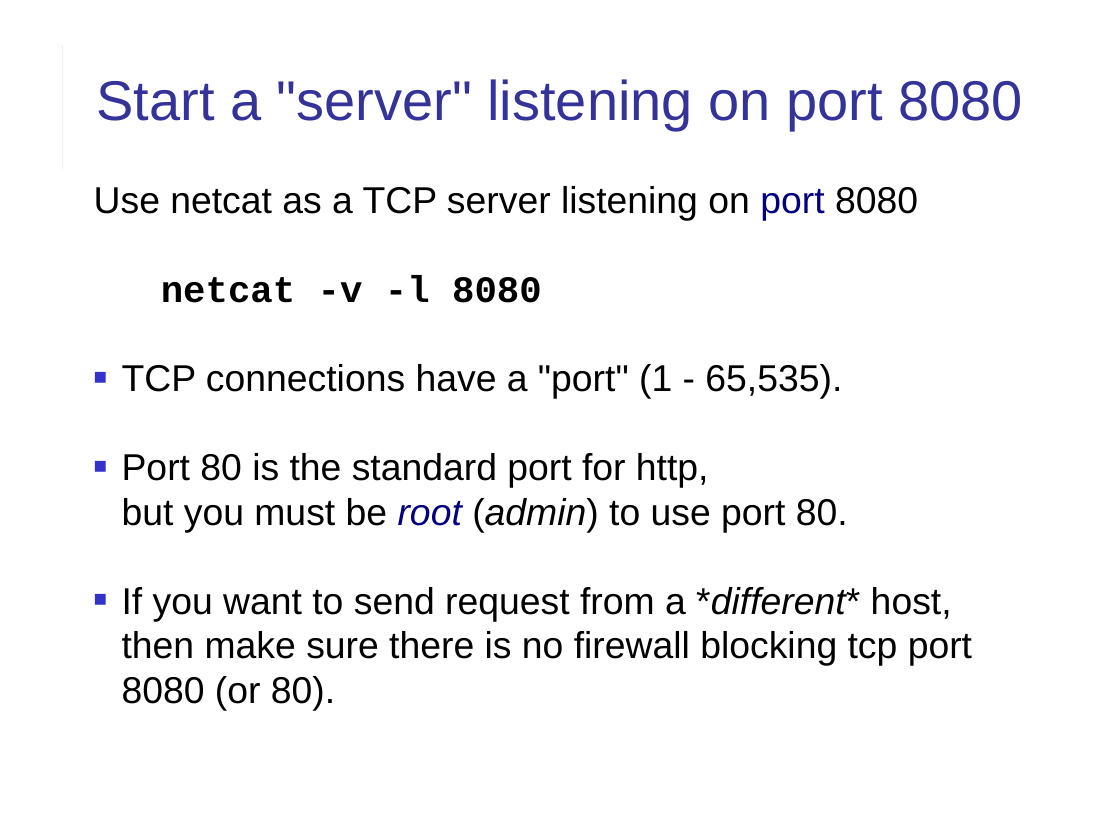
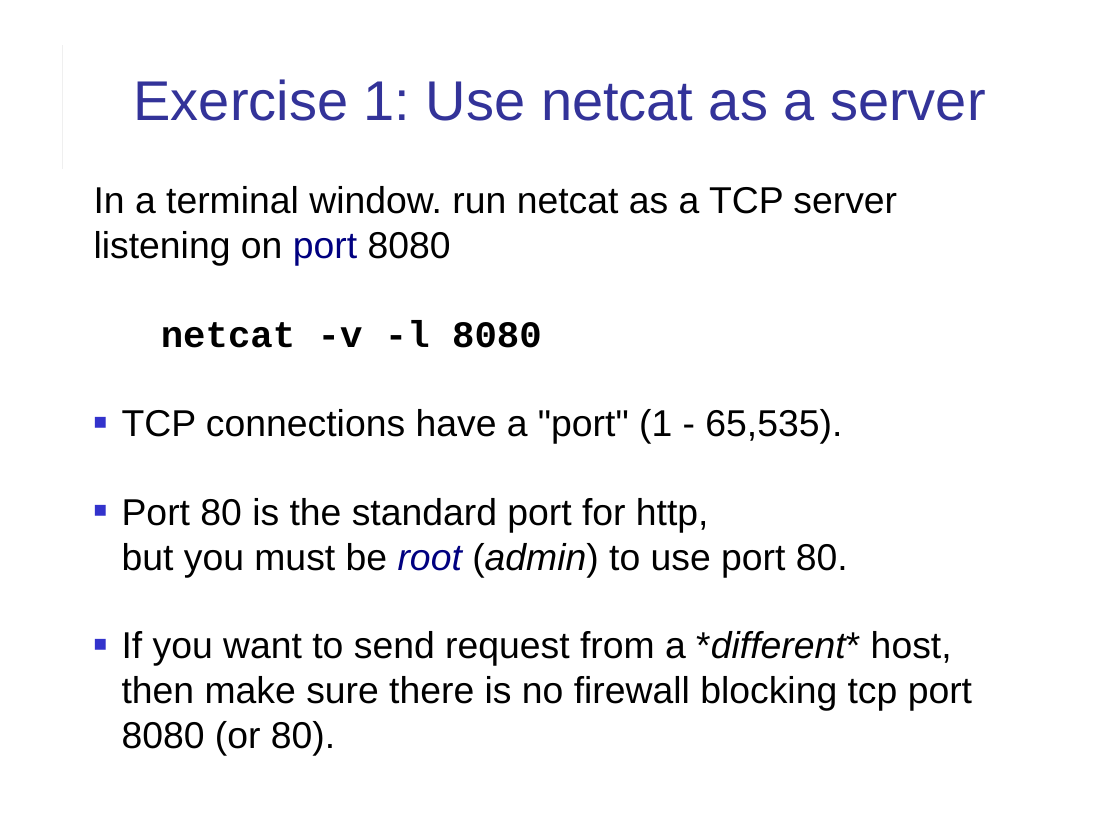
Before and after one commit to cpske/ISP, a slide deck: slide 4 of web/HTTP-in-Action.ppt. Drawn at 1120x840 pixels with LibreOffice and Linux fonts; fonts in the diff are those of the drawing. Boxes give left, top, right and bottom in pixels: in the first picture for what was removed or moved away, otherwise in the second. Text is boxed around its words. In the diff, an @@ line names an element or a change of style, - is before the commit and + after.

Commit message:
fix typos in slides

```diff
--- a/web/HTTP-in-Action.ppt
+++ b/web/HTTP-in-Action.ppt
@@ title at <box>134,79,986,121</box>: text changed @@
-Start a "server" listening on port 8080
+Exercise 1: Use netcat as a server
@@ text at <box>94,186,897,266</box>: text changed @@
-Use netcat as a TCP server listening on port 8080
+In a terminal window. run netcat as a TCP server listening on port 8080
```
Also in this commit, not shown: 11 other slides changed, 1 other file.
